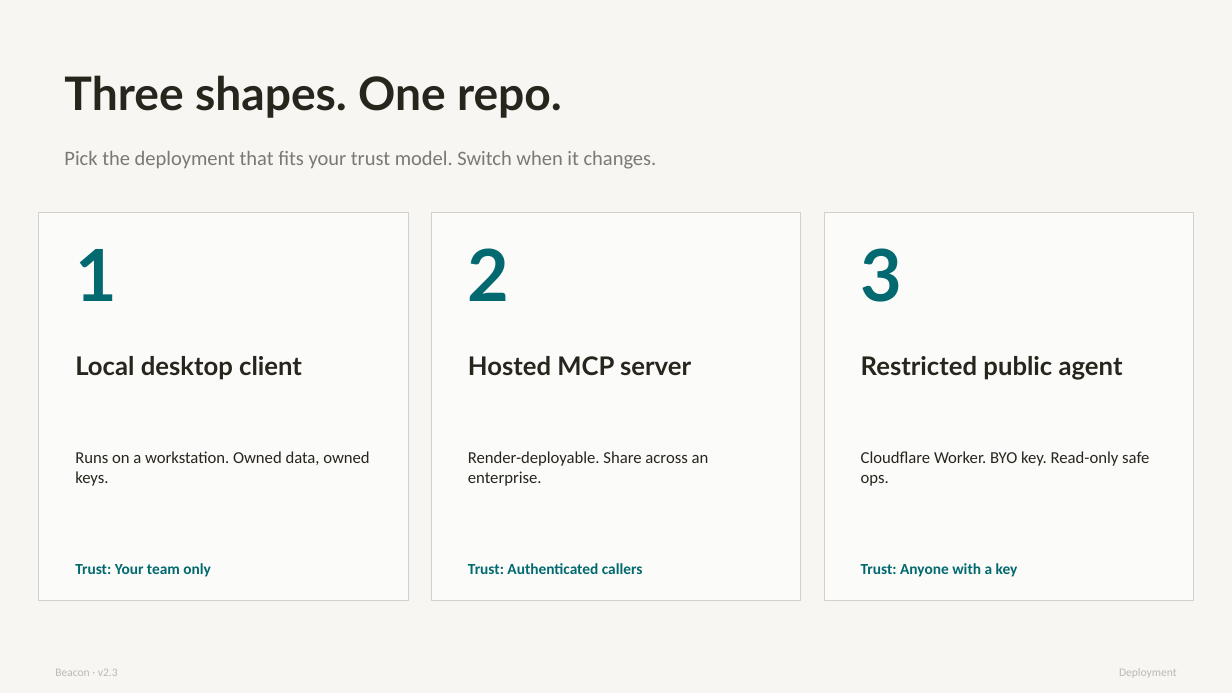
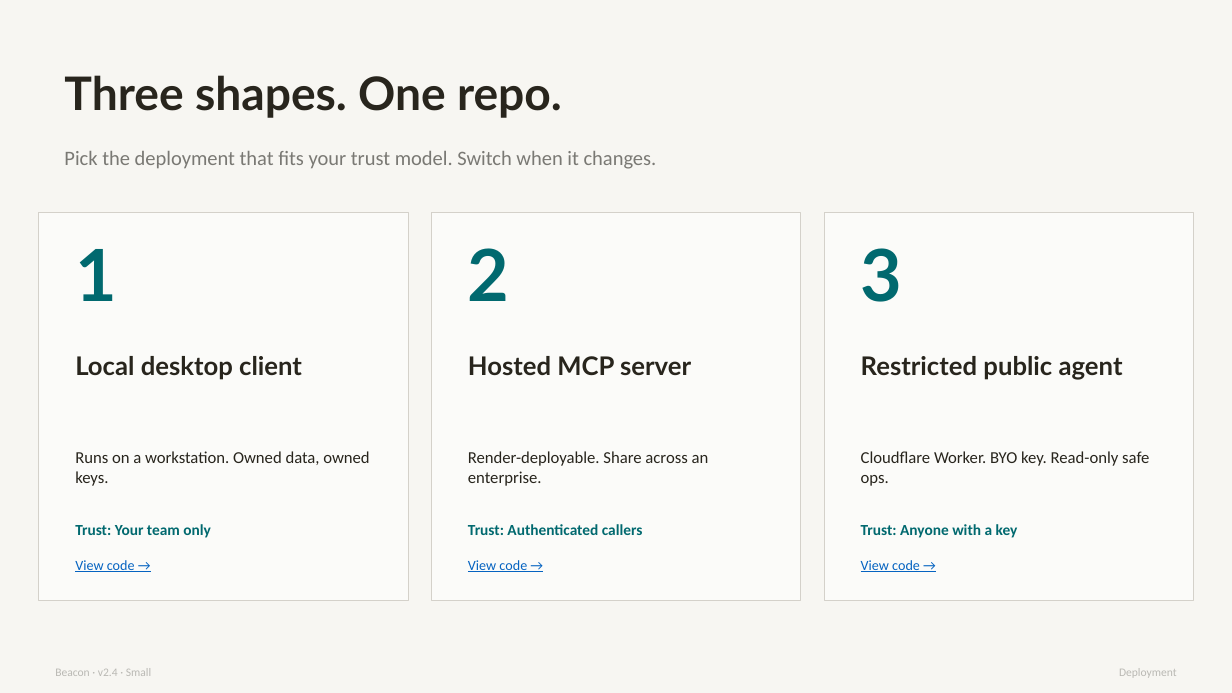
Before and after one commit to aigovops-foundation/aigovops, a slide deck: slide 6 of products/beacon/docs/downloads/AIGovOps_Beacon_Pitch.pptx. Drawn at 1232x693 pixels with LibreOffice and Linux fonts; fonts in the diff are those of the drawing. Boxes give left, top, right and bottom in pixels: in the first picture for what was removed or moved away, otherwise in the second. Text is boxed around its words. In the diff, an @@ line names an element or a change of style, - is before the commit and + after.

Commit message:
Beacon v2.4: BIG/SMALL pitch decks + AIGovOps Foundation Protocol fact-check appendix
- Add aigovops-fact-check.md (canonical, 46 claims across 16 source files)
  - Protocol: VERIFIED / SOURCED / ASPIRATIONAL / UNVERIFIABLE
  - Totals: 18 / 6 / 14 / 8
- Add AIGovOps_Beacon_Pitch_Big.{pptx,pdf} (embeds 30s teaser, 16 MB)
- Add AIGovOps_Beacon_Pitch_Small.{pptx,pdf} (no video, lightweight)
- Update default AIGovOps_Beacon_Pitch.{pptx,pdf} to v2.4 Small build
- docs/index.html: link both deck versions + fact-check appendix
- Fix E-01: docs/data/ai_failures_top100.json line 871
  Moffatt v. Air Canada citation corrected to BC Civil Resolution Tribunal
  (2024 BCCRT 149); supersedes prior BCSC 1490 attribution

```diff
--- a/products/beacon/docs/downloads/AIGovOps_Beacon_Pitch.pptx
+++ b/products/beacon/docs/downloads/AIGovOps_Beacon_Pitch.pptx
@@ text "Trust: Your team only": place and size @@
-text "Trust: Your team only" at [75, 563, 211, 577]
+text "Trust: Your team only" at [75, 524, 211, 538]
@@ text "Trust: Authenticated callers": place and size @@
-text "Trust: Authenticated callers" at [468, 563, 643, 574]
+text "Trust: Authenticated callers" at [468, 524, 643, 535]
@@ text "Trust: Anyone with a key": place and size @@
-text "Trust: Anyone with a key" at [861, 563, 1018, 577]
+text "Trust: Anyone with a key" at [861, 524, 1018, 538]
@@ text added at [75, 560, 135, 572], 11 pt, text #0563C1, underline @@
+View code →
@@ text added at [468, 560, 527, 572], 11 pt, text #0563C1, underline @@
+View code →
@@ text added at [861, 560, 920, 572], 11 pt, text #0563C1, underline @@
+View code →
@@ text at [55, 668, 151, 676]: text changed @@
-Beacon · v2.3
+Beacon · v2.4 · Small
```
Also in this commit, not shown: 12 other slides changed, 14 slides added, 6 other files.
